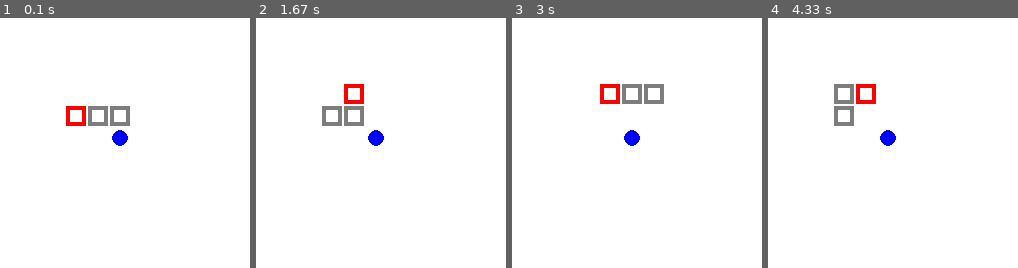
Above: before the commit, frames 1-4 (left to right).
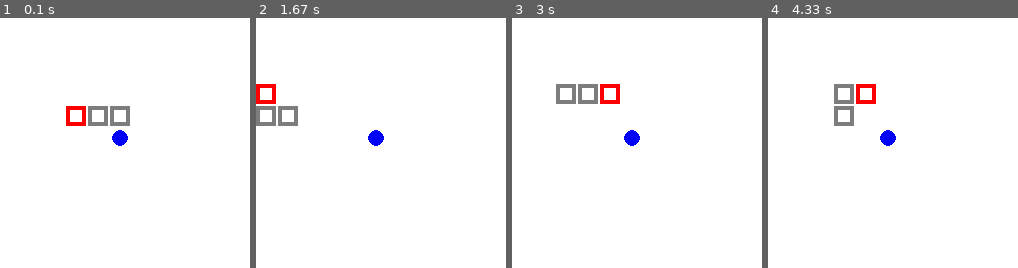
Above: after the commit, the same moments.

Repository: wdkang123/PygameSnake
Game: pygame game, started from Snake.py
The game is run twice, just before and just after one commit, with the same random seed, the same clock (stepped at 60 frames per second) and the same inputs.
Inputs:
- Up to frame 1 (0.1 s): no input
- Up to frame 2 (1.67 s): tap Enter at 0.33 s; hold Right 0.67-1.13 s; hold Up 1.17-1.63 s
- Up to frame 3 (3 s): hold Right 1.67-2.13 s; hold Left 2.17-2.7 s; hold Down from 2.73 s (still down)
- Up to frame 4 (4.33 s): release Down at 3.03 s; hold Left 3.07-3.47 s; hold Up 3.5-3.87 s; hold Right from 3.9 s (still down)
The pictures show only the part of the screen within x 0-50%, y 0-50%; the shares and areas given below are measured in that part.
In our replay, the window is 400x400 before the commit and 500x500 after it. These sizes can differ from the game's own. Grey fills any space a smaller window leaves; there, only what the larger window draws over its background counts as a difference.

The runs differ from the first frame. In frame 1, only the window size differs. In frame 2, 2.5% of the frame differs, in the area x 0-44%, y 26-44%; in frame 3, 1.6%; in frame 4, only the window size differs.

Commit message:
compulate game

Diff:
--- a/Snake.py
+++ b/Snake.py
@@ -3,8 +3,8 @@
 import math
 
 
-screen_width = 400
-screen_height = 400
+screen_width = 500
+screen_height = 500
 pygame.init()
 screencaption = pygame.display.set_caption('Snake')
 screen = pygame.display.set_mode([screen_width, screen_height])
@@ -35,28 +35,51 @@
         snake_list.pop()
         x = head_pos[0]
         y = head_pos[1]
-        # 吃果实
-        if x == apple_x and y == apple_y:
-            snake_list.insert(0, (apple_x, apple_y))
+        # 移动
+        # 0左 1上 2右 3下
         if direction == 0:
+            # 判断死亡 超出屏幕
             if x < 0:
                 pass
             x = x - 1
         elif direction == 1:
+            # 判断死亡 超出屏幕
             if y < 0:
-                pass
+                break
             y = y - 1
         elif direction == 2:
+            # 判断死亡 超出屏幕
             if x > 20:
-                pass
+                break
             x = x + 1
         elif direction == 3:
+            # 判断死亡 超出屏幕
             if y > 20:
-                pass
+                break
             y = y + 1
+        # 已经移动
+        # 判断是否死亡
+        # 自己撞死
+        pos = (x, y)
+        if pos in snake_list:
+            break
+        # 如果没有死亡 那就移动蛇
         snake_list.insert(0, (x, y))
+        # 吃果实
+        head_pos = snake_list[0]
+        x_ = head_pos[0]
+        y_ = head_pos[1]
+        if x_ == apple_x and y_ == apple_y:
+            snake_list.append((x, y))
+            # 随机果实坐标
+            apple_x = random.randint(0, 20)
+            apple_y = random.randint(0, 20)
+            pos = (apple_x, apple_y)
+            while pos in snake_list:
+                apple_x = random.randint(0, 20)
+                apple_y = random.randint(0, 20)
+                pos = (apple_x, apple_y)
     n = n + 1
-
     # 画蛇
     snake_list_index = 0
     for each in snake_list:
@@ -77,11 +100,15 @@
             quit()
         if event.type == pygame.KEYDOWN:
             if event.key == pygame.K_LEFT:
-                direction = 0
-            if event.key == pygame.K_UP:
-                direction = 1
-            if event.key == pygame.K_RIGHT:
-                direction = 2
-            if event.key == pygame.K_DOWN:
-                direction = 3
+                if direction != 2:
+                    direction = 0
+            elif event.key == pygame.K_UP:
+                if direction != 3:
+                    direction = 1
+            elif event.key == pygame.K_RIGHT:
+                if direction != 0:
+                    direction = 2
+            elif event.key == pygame.K_DOWN:
+                if direction != 1:
+                    direction = 3
     pygame.display.flip()
